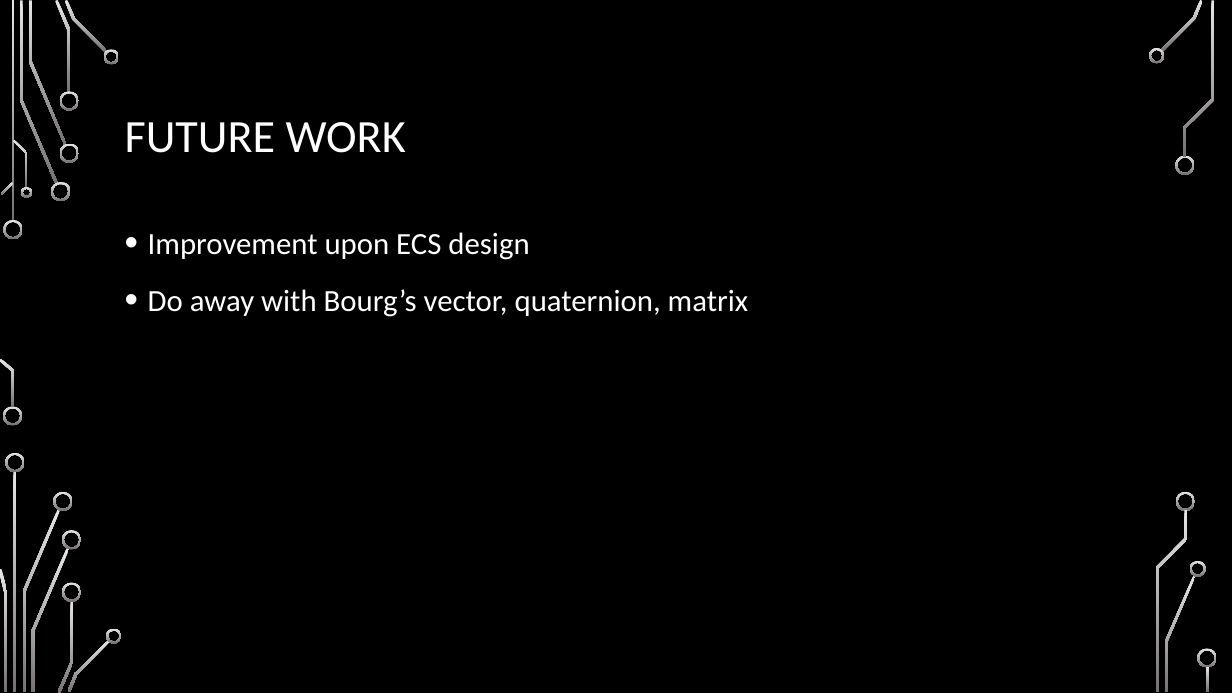
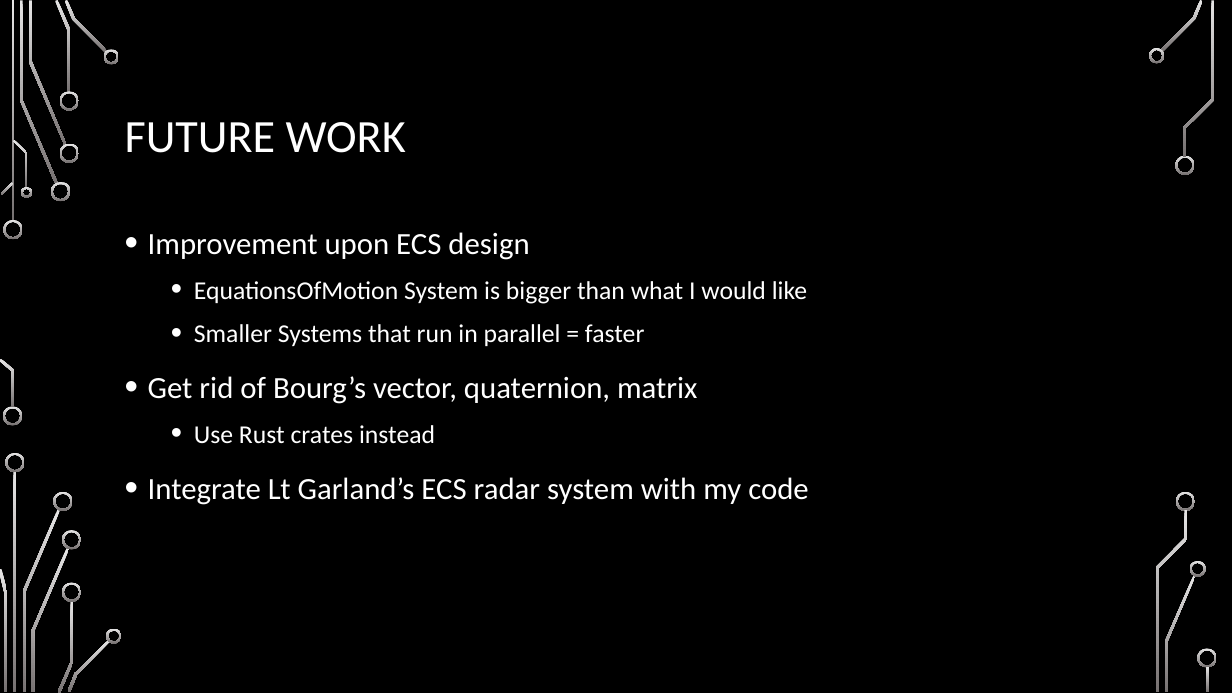
Before and after one commit to chaddw/ECS-Rust-FlightDynamics, a slide deck: slide 24 of Defense.pptx (slide 21 before the commit). Drawn at 1232x693 pixels with LibreOffice and Linux fonts; fonts in the diff are those of the drawing; background and template pictures are left out. Boxes give left, top, right and bottom in pixels: in the first picture for what was removed or moved away, otherwise in the second. Text is boxed around its words. In the diff, an @@ line names an element or a change of style, - is before the commit and + after.

```diff
--- a/Defense.pptx
+++ b/Defense.pptx
@@ text at <box>148,281,809,505</box>: text changed; size 24 to 20 pt @@
-• Do away with Bourg’s vector, quaternion, matrix
+  • EquationsOfMotion System is bigger than what I would like
+  • Smaller Systems that run in parallel = faster
+• Get rid of Bourg’s vector, quaternion, matrix
+  • Use Rust crates instead
+• Integrate Lt Garland’s ECS radar system with my code
```
Also in this commit, not shown: 12 other slides changed, 5 slides added, 2 slides removed.
